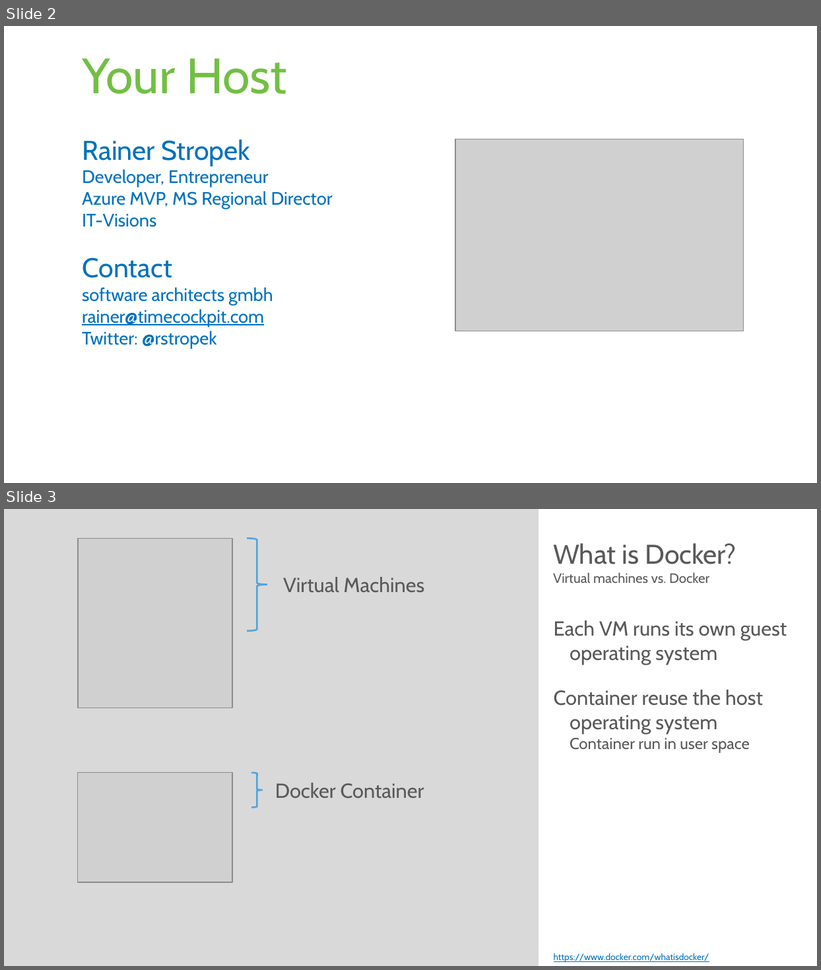
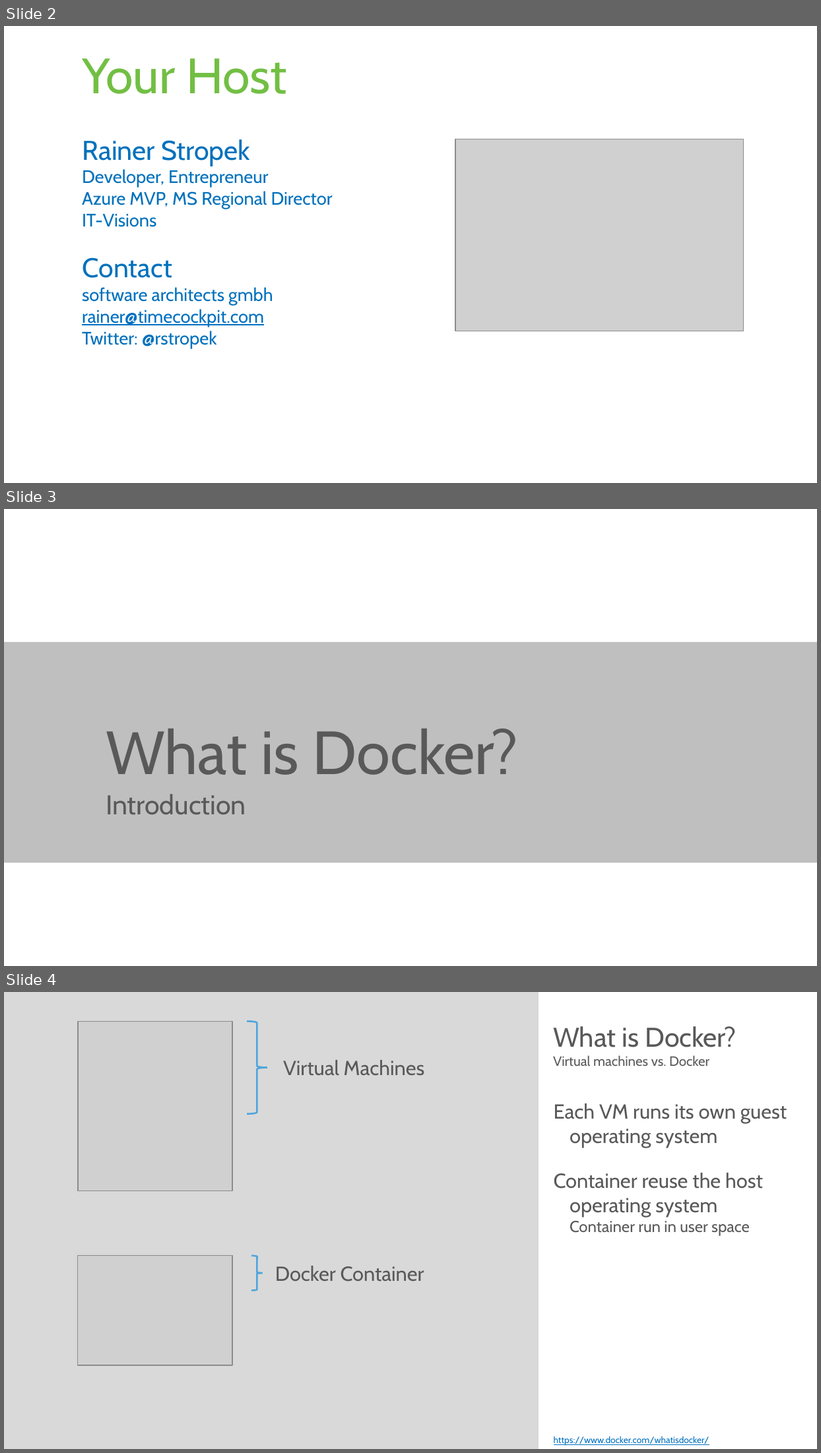
Before and after one commit to rstropek/DockerVS2015Intro, a slide deck: slides/Docker-Workshop.pptx. Shown one above the other, each under a label of ours: slides 2 and 3 before the commit, slides 2, 3 and 4 after it. The pictures are 821x970 and 821x1453 pixels, drawn with LibreOffice and Linux fonts; fonts in the diff are those of the drawing; grey boxes stand for pictures. Boxes give left, top, right and bottom in pixels: in the first picture for what was removed or moved away, otherwise in the second. Text is boxed around its words. In the diff, an @@ line names an element or a change of style, - is before the commit and + after.

```diff
--- a/slides/Docker-Workshop.pptx
+++ b/slides/Docker-Workshop.pptx
@@ slide 3 added at bbox=[4, 509, 817, 966], background #FFFFFF @@
@@ rectangle added at bbox=[4, 642, 817, 863], fill #BFBFBF @@
@@ title added at bbox=[106, 729, 518, 775], 54 pt, text #595959 @@
+What is Docker?
@@ text added at bbox=[106, 794, 246, 815], 24 pt, text #595959 @@
+Introduction
@@ what was slide 3 is now slide 4 @@
```
Also in this commit, not shown: 2 slides changed, 8 other slides added, 4 other files.
